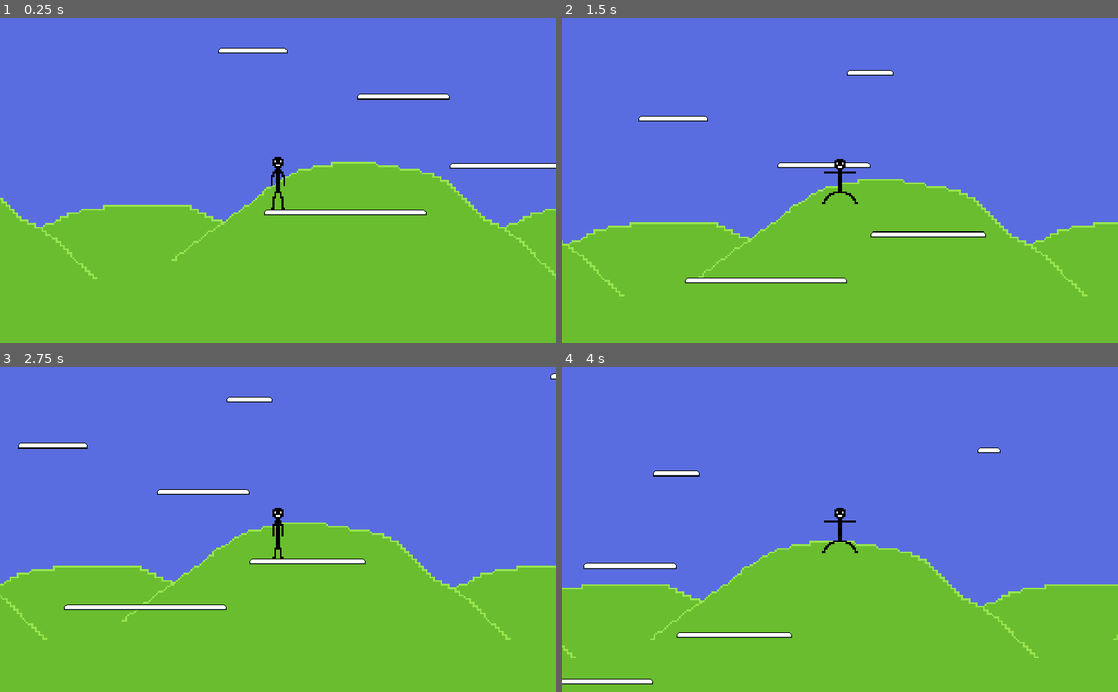
Above: before the commit, frames 1-4 (two rows, left to right).
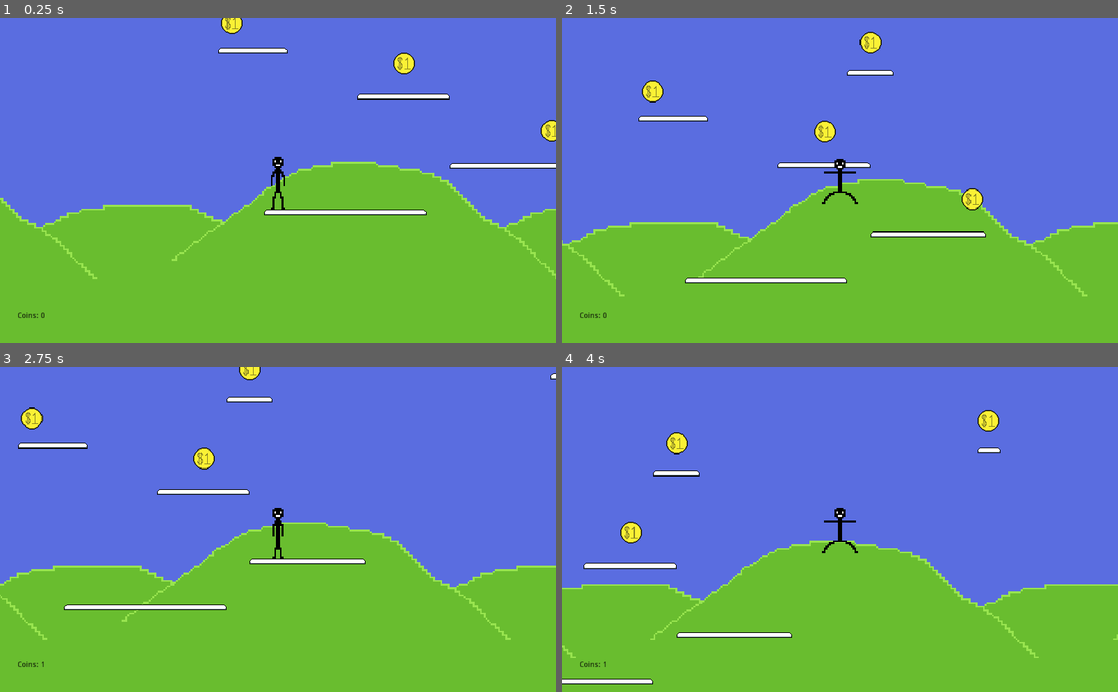
Above: after the commit, the same moments.

Repository: bsu-cs315/P2-Platform-Game
Game: Godot game, scene res://src/scenes/Main.tscn
The game is run twice, just before and just after one commit, with the same random seed, the same clock (stepped at 60 frames per second) and the same inputs.
Inputs:
- Up to frame 1 (0.25 s): no input
- Up to frame 2 (1.5 s): tap Enter at 0.5 s; hold Right (ui_right) from 0.53 s (still down); tap Up (ui_up) at 0.77 s
- Up to frame 3 (2.75 s): tap Up (ui_up) at 1.52 s; release Right (ui_right) at 2.03 s; hold Left (ui_left) from 2.03 s (still down)
- Up to frame 4 (4 s): release Left (ui_left) at 2.78 s; hold Right (ui_right) from 2.78 s (still down); tap Up (ui_up) at 3.02, 3.77 s

The runs differ from the first frame. In frame 1, 0.6% of the frame differs, in the area x 3-100%, y 0-93%; in frame 2, 0.8%, in the area x 3-76%, y 4-93%; in frame 3, 0.6%; in frame 4, 0.6%.

Commit message:
Add coins

Diff:
--- a/src/scenes/Coin.gd
+++ b/src/scenes/Coin.gd
@@ -1,16 +1,11 @@
-extends KinematicBody2D
+extends Area2D
 
 
-# Declare member variables here. Examples:
-# var a = 2
-# var b = "text"
+onready var hud: CanvasLayer = get_tree().get_root().find_node("HUD", true, false)
 
 
-# Called when the node enters the scene tree for the first time.
-func _ready():
-	pass # Replace with function body.
-
-
-# Called every frame. 'delta' is the elapsed time since the previous frame.
-#func _process(delta):
-#	pass
+func _on_Coin_body_entered(body: Node2D) -> void:
+	if "Player" in body.name:
+		print("Coin collected!")
+		hud.add_coins(1)
+		queue_free()
--- a/src/scenes/Coin.tscn
+++ b/src/scenes/Coin.tscn
@@ -6,7 +6,7 @@
 [sub_resource type="CircleShape2D" id=1]
 radius = 15.6536
 
-[node name="Coin" type="KinematicBody2D"]
+[node name="Coin" type="Area2D"]
 script = ExtResource( 2 )
 
 [node name="Sprite" type="Sprite" parent="."]
@@ -14,3 +14,4 @@
 
 [node name="CollisionShape2D" type="CollisionShape2D" parent="."]
 shape = SubResource( 1 )
+[connection signal="body_entered" from="." to="." method="_on_Coin_body_entered"]
--- /dev/null
+++ b/src/scenes/HUD.gd
@@ -0,0 +1,9 @@
+extends CanvasLayer
+
+
+var coins: int = 0
+
+
+func add_coins(count: int) -> void:
+	coins += count
+	$CoinLabel.text = "Coins: " + String(coins)
--- /dev/null
+++ b/src/scenes/HUD.tscn
@@ -0,0 +1,18 @@
+[gd_scene load_steps=2 format=2]
+
+[ext_resource path="res://src/scenes/HUD.gd" type="Script" id=1]
+
+[node name="HUD" type="CanvasLayer"]
+script = ExtResource( 1 )
+
+[node name="CoinLabel" type="Label" parent="."]
+margin_left = 31.7081
+margin_top = 543.279
+margin_right = 82.7081
+margin_bottom = 557.279
+custom_colors/font_color = Color( 0, 0, 0, 1 )
+custom_colors/font_outline_modulate = Color( 1, 1, 1, 1 )
+text = "Coins: 0"
+__meta__ = {
+"_edit_use_anchors_": false
+}
--- a/src/scenes/Main.tscn
+++ b/src/scenes/Main.tscn
@@ -1,8 +1,10 @@
-[gd_scene load_steps=4 format=2]
+[gd_scene load_steps=6 format=2]
 
 [ext_resource path="res://src/scenes/Player.tscn" type="PackedScene" id=1]
+[ext_resource path="res://src/scenes/Coin.tscn" type="PackedScene" id=2]
 [ext_resource path="res://src/scenes/Background.tscn" type="PackedScene" id=3]
 [ext_resource path="res://src/scenes/TileMap.tscn" type="PackedScene" id=4]
+[ext_resource path="res://src/scenes/HUD.tscn" type="PackedScene" id=5]
 
 [node name="Main" type="Node2D"]
 
@@ -14,3 +16,20 @@
 
 [node name="Player" parent="." instance=ExtResource( 1 )]
 position = Vector2( 146.975, 183.113 )
+
+[node name="Coin" parent="." instance=ExtResource( 2 )]
+position = Vector2( 384.501, -101.762 )
+
+[node name="Coin2" parent="." instance=ExtResource( 2 )]
+position = Vector2( 321.261, 21.8858 )
+
+[node name="Coin3" parent="." instance=ExtResource( 2 )]
+position = Vector2( 83.4047, -33.8027 )
+
+[node name="Coin4" parent="." instance=ExtResource( 2 )]
+position = Vector2( 525.138, 115.329 )
+
+[node name="Coin5" parent="." instance=ExtResource( 2 )]
+position = Vector2( 814.907, -132.91 )
+
+[node name="HUD" parent="." instance=ExtResource( 5 )]
